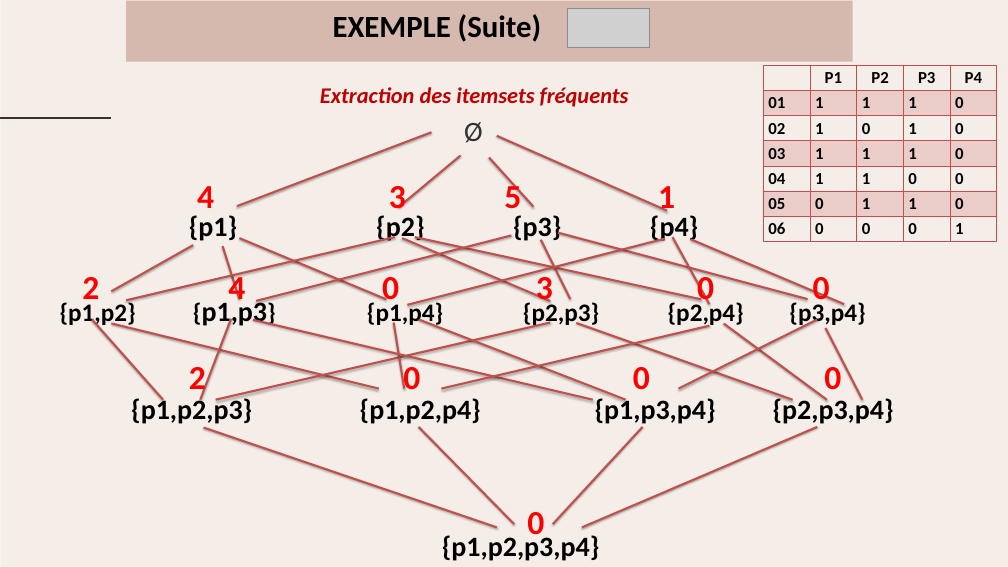
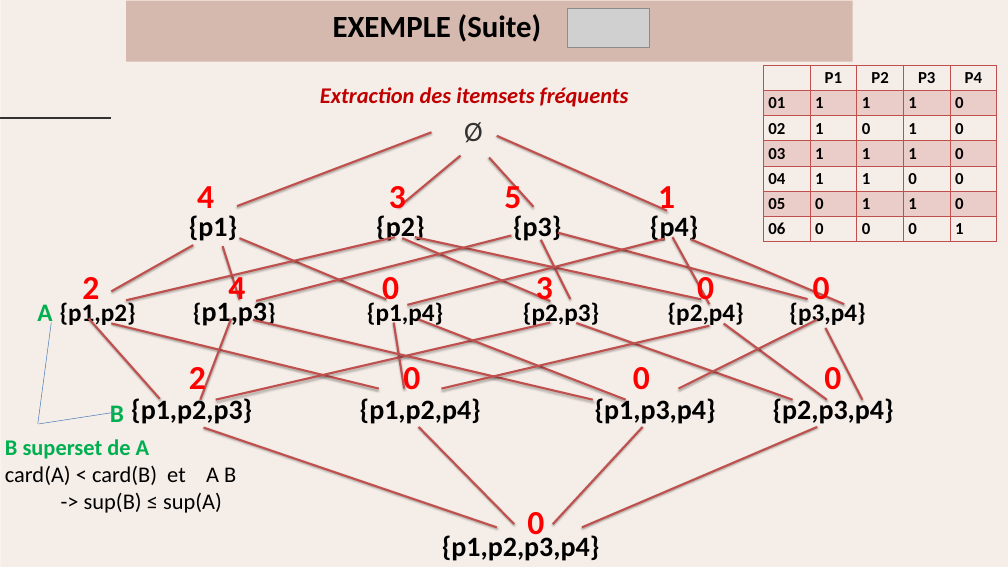
Before and after one commit to wassila90/projetADS, a slide deck: slide 10 of Présentation_Regles_association.pptx (slide 8 before the commit). Drawn at 1008x567 pixels with LibreOffice and Linux fonts; fonts in the diff are those of the drawing; grey boxes stand for pictures. Boxes give left, top, right and bottom in pixels: in the first picture for what was removed or moved away, otherwise in the second. Text is boxed around its words. In the diff, an @@ line names an element or a change of style, - is before the commit and + after.

```diff
--- a/Présentation_Regles_association.pptx
+++ b/Présentation_Regles_association.pptx
@@ text added at [37,304,52,327], 36 pt, text #00B050, bold @@
+A
@@ line added from (51, 323) to (38, 424), #4B7EBC 0.75 pt @@
@@ line moved from (92, 320) - (163, 400) to (89, 319) - (160, 399) @@
@@ line added from (114, 412) to (39, 424), #4B7EBC 0.75 pt @@
@@ text added at [110,405,124,422], 36 pt, text #00B050, bold @@
+B
@@ text added at [5,439,236,513], 32 pt, text #000000 @@
+B superset de A
+card(A) < card(B) et A B
+-> sup(B) ≤ sup(A)
```
Also in this commit, not shown: 2 other slides changed, 6 slides added, 5 slides removed.
